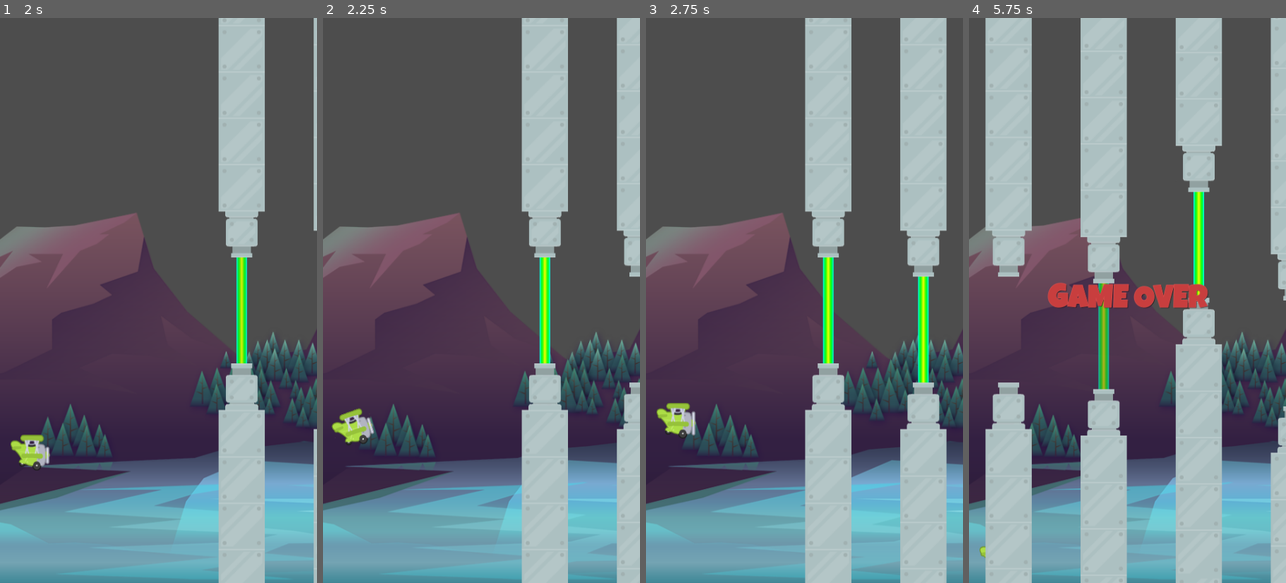
Above: before the commit, frames 1-4 (left to right).
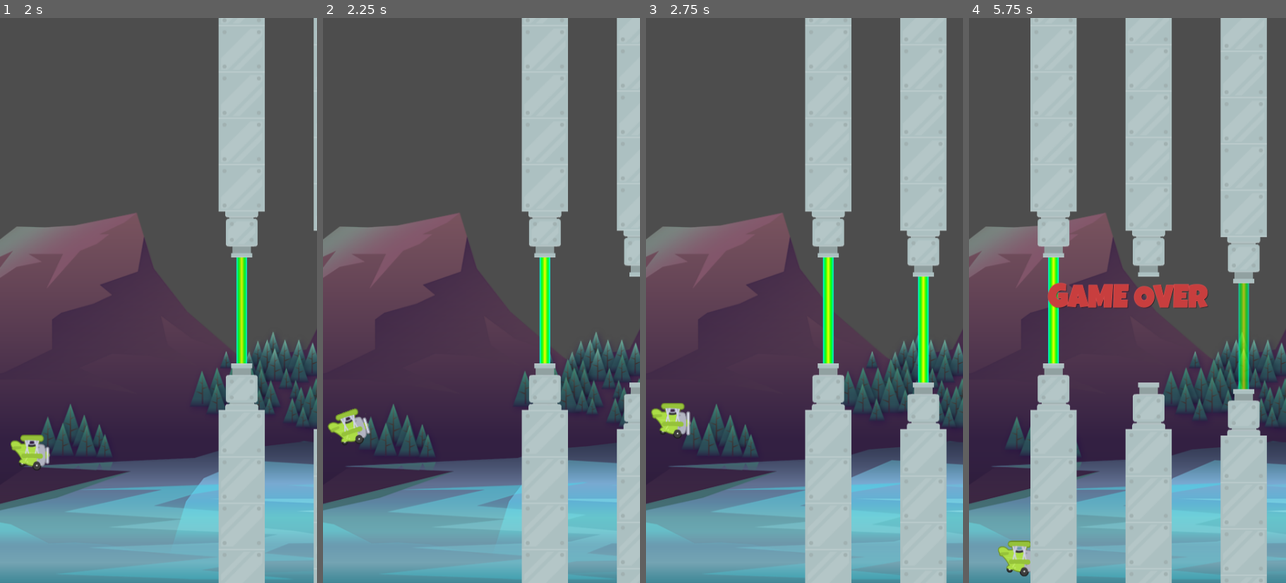
Above: after the commit, the same moments.

Repository: kphillpotts/GodotTappy
Game: Godot game, scene res://Main/main.tscn
Same seed, same stepped clock (60 frames per second), same inputs: the game is played once before the commit and once after it.
Inputs:
- Up to frame 1 (2 s): tap Enter at 0.5 s; hold Right (forward, bound only after the commit) from 0.53 s (still down); tap Space (fly) at 0.6, 1.55 s
- Up to frame 2 (2.25 s): release Right (forward, bound only after the commit) at 2.03 s; hold Left (backward, bound only after the commit) from 2.03 s (still down); tap Space (fly) at 2.1 s
- Up to frame 3 (2.75 s): keep holding Left (backward, bound only after the commit); tap Right (forward, bound only after the commit) at 2.3 s
- Up to frame 4 (5.75 s): release Left (backward, bound only after the commit) at 2.78 s; hold Right (forward, bound only after the commit) 2.78-4.28 s; tap Space (fly) at 2.85, 4.35, 5.1 s; hold Left (backward, bound only after the commit) 4.28-5.03 s; tap Right (forward, bound only after the commit) at 4.52, 4.82 s; hold Right (forward, bound only after the commit) from 5.03 s (still down)

Frame 1 is identical in both runs. In frame 2, 0.4% of the frame differs, in the area x 1-17%, y 69-76%; in frame 3, 0.5%; in frame 4, 71%, in the area x 3-100%, y 0-100%.

Commit message:
Pipe collission

Diff:
--- a/game.gd
+++ b/game.gd
@@ -23,10 +23,14 @@
 	new_pipes.position = Vector2(spawn_l.position.x, y_pos)
 	pipes_holder.add_child(new_pipes)
 
+func stop_pipes() -> void:
+	spawn_timer.stop()
+	for pipe in pipes_holder.get_children():
+		pipe.set_process(false)
 
 func _on_spawn_timer_timeout():
 	spawn_pipes()
 
 
 func on_game_over():
-	pass
+	stop_pipes()
--- a/pipes.gd
+++ b/pipes.gd
@@ -14,3 +14,8 @@
 
 func _on_screen_notifier_2d_screen_exited():
 	queue_free()
+
+
+func _on_pipe_body_entered(body):
+	if body.is_in_group(GameManager.GROUP_PLANE):
+		body.die()
--- a/pipes.tscn
+++ b/pipes.tscn
@@ -18,4 +18,6 @@
 
 [node name="VisibleOnScreenNotifier2D" type="VisibleOnScreenNotifier2D" parent="."]
 
+[connection signal="body_entered" from="Upper" to="." method="_on_pipe_body_entered"]
+[connection signal="body_entered" from="Lower" to="." method="_on_pipe_body_entered"]
 [connection signal="screen_exited" from="VisibleOnScreenNotifier2D" to="." method="_on_screen_notifier_2d_screen_exited"]
--- a/plane_cb.gd
+++ b/plane_cb.gd
@@ -2,8 +2,11 @@
 
 const GRAVITY: float = 1000.0
 const POWER: float = -400.0
+const FORWARD_POWER: float = 30
 @onready var animation_player = $AnimationPlayer
 @onready var animated_sprite_2d = $AnimatedSprite2D
+
+var dead: bool = false
 
 func _ready():
 	pass
@@ -17,6 +20,10 @@
 		die()
 
 func die() -> void:
+	if dead:
+		return
+	dead = true
+
 	animated_sprite_2d.stop()
 	GameManager.on_game_over.emit()
 	set_physics_process(false)
@@ -25,3 +32,7 @@
 	if Input.is_action_just_pressed("fly") == true:
 		velocity.y = POWER
 		animation_player.play("fly")
+	if Input.is_action_just_pressed("forward"):
+		velocity.x += FORWARD_POWER
+	if Input.is_action_just_pressed("backward"):
+		velocity.x -= FORWARD_POWER
--- a/plane_cb.tscn
+++ b/plane_cb.tscn
@@ -56,7 +56,7 @@
 "fly": SubResource("Animation_l6d3y")
 }
 
-[node name="PlaneCB" type="CharacterBody2D"]
+[node name="PlaneCB" type="CharacterBody2D" groups=["plane"]]
 script = ExtResource("1_oldab")
 
 [node name="AnimatedSprite2D" type="AnimatedSprite2D" parent="."]
--- a/project.godot
+++ b/project.godot
@@ -31,6 +31,16 @@
 "events": [Object(InputEventKey,"resource_local_to_scene":false,"resource_name":"","device":-1,"window_id":0,"alt_pressed":false,"shift_pressed":false,"ctrl_pressed":false,"meta_pressed":false,"pressed":false,"keycode":0,"physical_keycode":32,"key_label":0,"unicode":32,"echo":false,"script":null)
 ]
 }
+forward={
+"deadzone": 0.5,
+"events": [Object(InputEventKey,"resource_local_to_scene":false,"resource_name":"","device":-1,"window_id":0,"alt_pressed":false,"shift_pressed":false,"ctrl_pressed":false,"meta_pressed":false,"pressed":false,"keycode":0,"physical_keycode":4194321,"key_label":0,"unicode":0,"echo":false,"script":null)
+]
+}
+backward={
+"deadzone": 0.5,
+"events": [Object(InputEventKey,"resource_local_to_scene":false,"resource_name":"","device":-1,"window_id":0,"alt_pressed":false,"shift_pressed":false,"ctrl_pressed":false,"meta_pressed":false,"pressed":false,"keycode":0,"physical_keycode":4194319,"key_label":0,"unicode":0,"echo":false,"script":null)
+]
+}
 
 [rendering]
 
--- a/singletons/game_manager.gd
+++ b/singletons/game_manager.gd
@@ -1,6 +1,8 @@
 extends Node
 
 signal on_game_over
+
+const GROUP_PLANE: String = "plane"
 
 var game_scene: PackedScene = preload("res://game.tscn")
 var main_scene: PackedScene = preload("res://Main/main.tscn")
